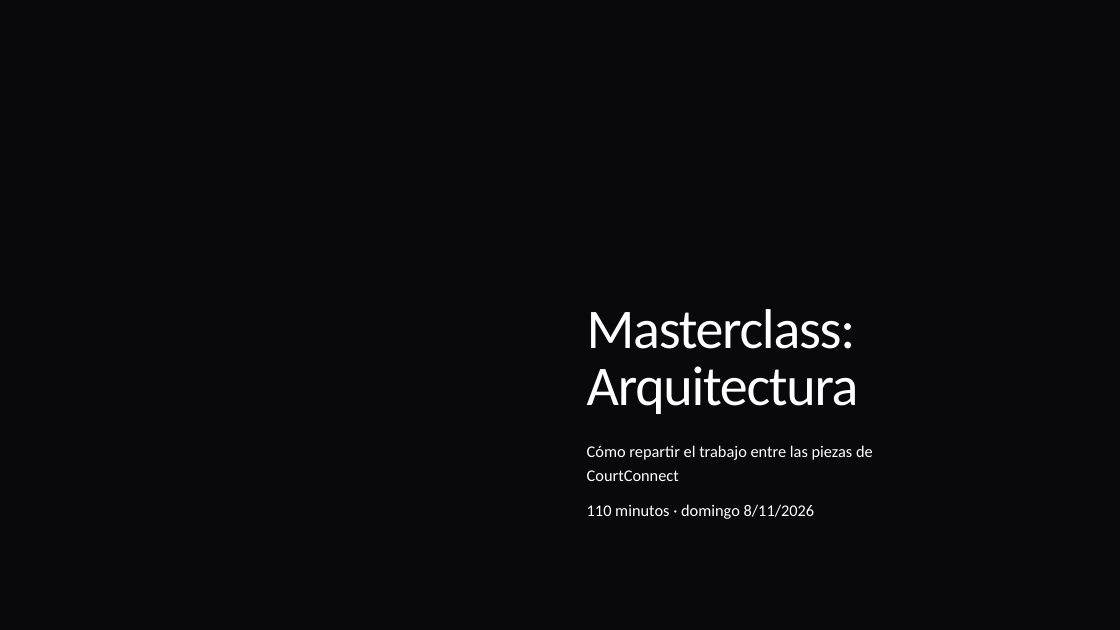
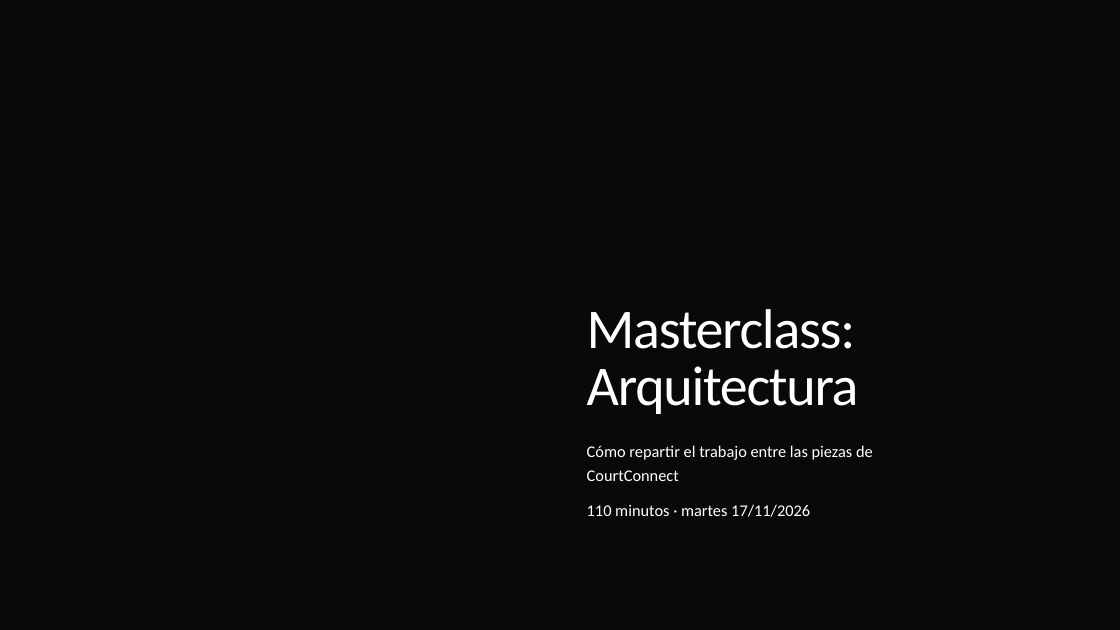
Before and after one commit to ybenzina/formacion-dotnet-junior, a slide deck: slide 1 of docs/masterclasses/masterclass-architecture.pptx. Drawn at 1120x630 pixels with LibreOffice and Linux fonts; fonts in the diff are those of the drawing; background and template pictures are left out. Boxes give left, top, right and bottom in pixels: in the first picture for what was removed or moved away, otherwise in the second. Text is boxed around its words. In the diff, an @@ line names an element or a change of style, - is before the commit and + after.

```diff
--- a/docs/masterclasses/masterclass-architecture.pptx
+++ b/docs/masterclasses/masterclass-architecture.pptx
@@ subtitle at bbox=[587, 504, 810, 517]: text changed @@
-110 minutos · domingo 8/11/2026
+110 minutos · martes 17/11/2026
```
Also in this commit, not shown: 3 other slides changed, 8 other files.
